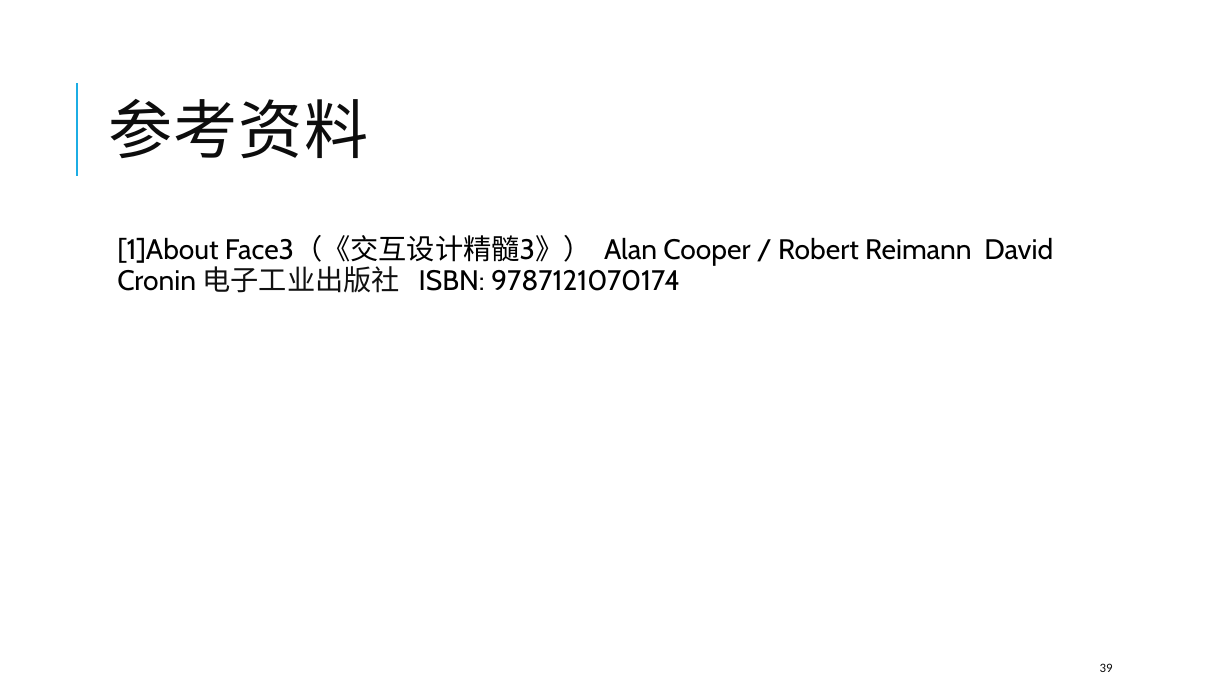
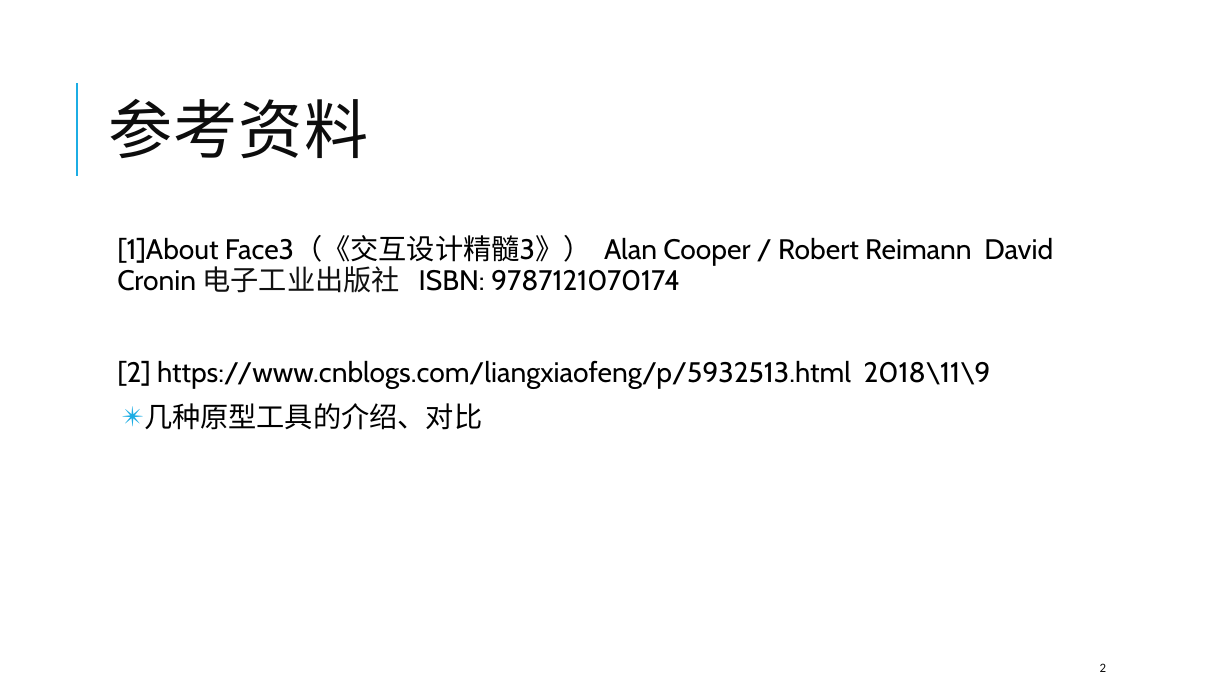
Before and after one commit to SoftwareRequirtmentsG02/Document, a slide deck: slide 2 of PPT/UML/界面原形G02.pptx (slide 39 before the commit). Drawn at 1232x693 pixels with LibreOffice and Linux fonts; fonts in the diff are those of the drawing. Boxes give left, top, right and bottom in pixels: in the first picture for what was removed or moved away, otherwise in the second. Text is boxed around its words. In the diff, an @@ line names an element or a change of style, - is before the commit and + after.

Commit message:
update 界面原型PPT

```diff
--- a/PPT/UML/界面原形G02.pptx
+++ b/PPT/UML/界面原形G02.pptx
@@ text at (117, 360, 991, 430): paragraphs added @@
+  [2] https://www.cnblogs.com/liangxiaofeng/p/5932513.html 2018\11\9
+  ✴ 几种原型工具的介绍、对比
@@ page number at (1100, 663, 1106, 672): text changed @@
-39
+2
```
Also in this commit, not shown: 9 other slides changed, 4 slides added.
